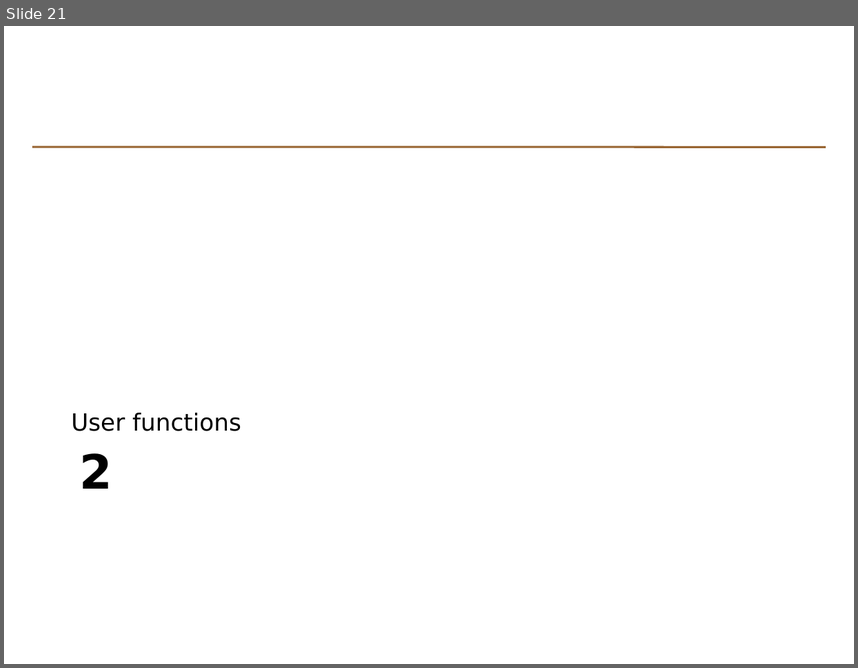
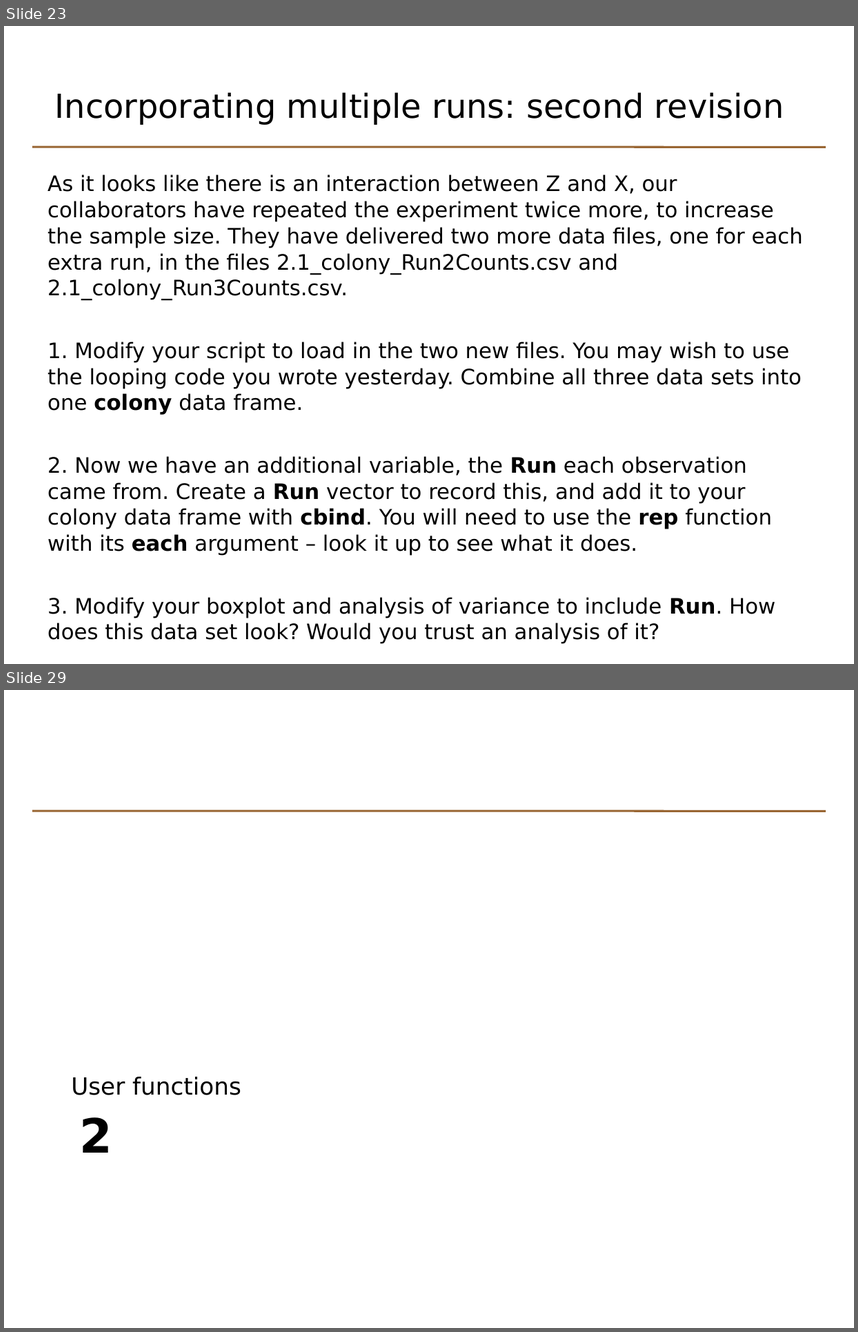
Before and after one commit to johnomics/basicr, a slide deck: Basic_R_Day_2_slides.odp. Shown one above the other, each under a label of ours: slide 21 before the commit, slides 23 and 29 after it; the slides between them are not shown. The pictures are 858x668 and 858x1332 pixels, drawn with LibreOffice and Linux fonts; fonts in the diff are those of the drawing. Boxes give left, top, right and bottom in pixels: in the first picture for what was removed or moved away, otherwise in the second. Text is boxed around its words. In the diff, an @@ line names an element or a change of style, - is before the commit and + after.

Commit message:
Rewrite of colony exercise

```diff
--- a/Basic_R_Day_2_slides.odp
+++ b/Basic_R_Day_2_slides.odp
@@ slide 23 added at [4, 26, 854, 664], background #FFFFFF; not listed: 1 template element that a slide beside it also shows @@
@@ text added at [55, 92, 784, 125], 28 pt, text #000000 @@
+Incorporating multiple runs: second revision
@@ text added at [47, 174, 803, 644], 18 pt, text #000000 @@
+As it looks like there is an interaction between Z and X, our collaborators have repeated the experiment twice more, to increase the sample size. They have delivered two more data files, one for each extra run, in the files 2.1_colony_Run2Counts.csv and 2.1_colony_Run3Counts.csv.
+1. Modify your script to load in the two new files. You may wish to use the looping code you wrote yesterday. Combine all three data sets into one colony data frame.
+2. Now we have an additional variable, the Run each observation came from. Create a Run vector to record this, and add it to your colony data frame with cbind. You will need to use the rep function with its each argument – look it up to see what it does.
+3. Modify your boxplot and analysis of variance to include Run. How does this data set look? Would you trust an analysis of it?
@@ what was slide 21 is now slide 29 @@
```
Also in this commit, not shown: 4 slides changed, 22 other slides added, 15 slides removed, 14 other files.
